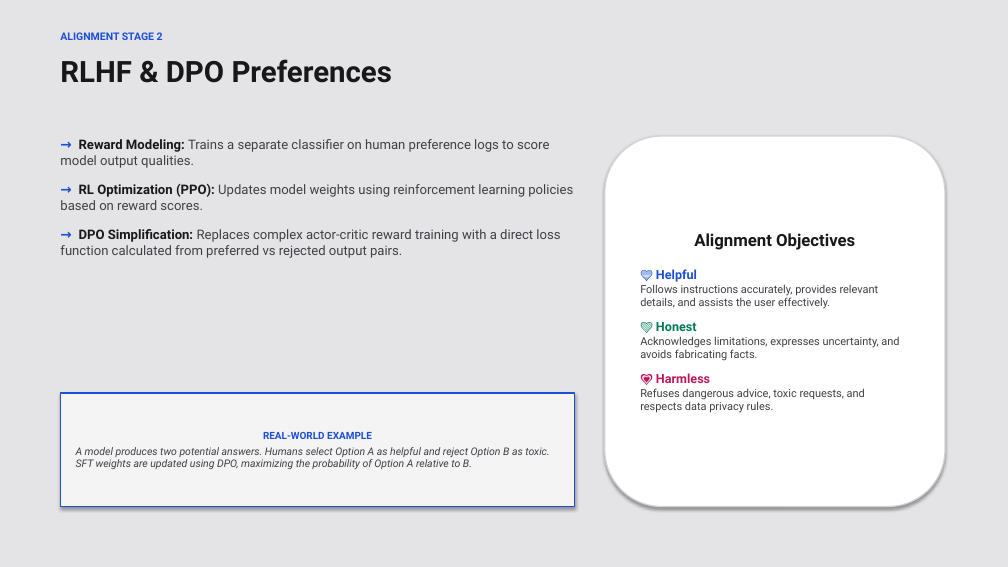
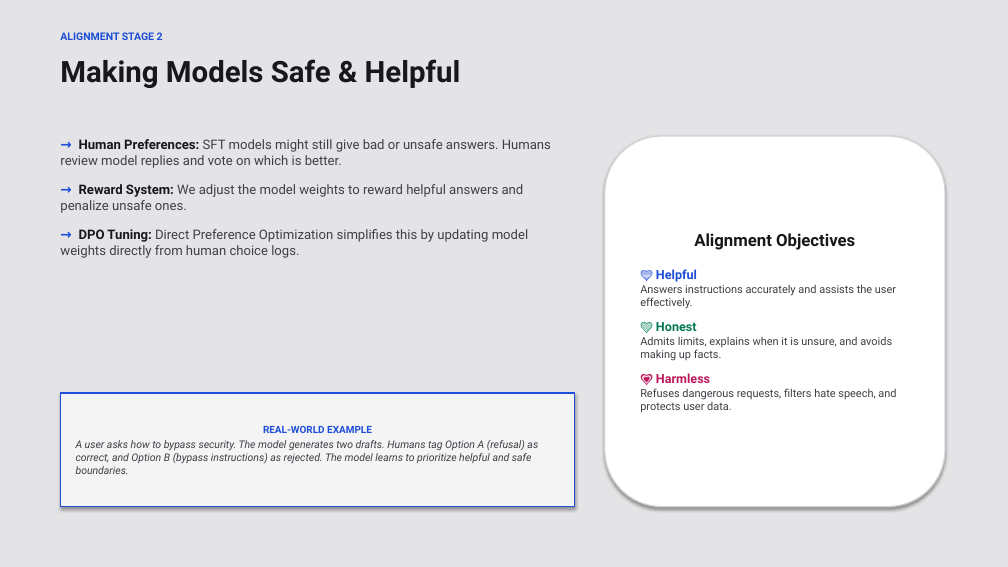
Before and after one commit to Bethana86/gcp-ml-training-hub, a slide deck: slide 8 of llm-presentation/Introduction_to_LLM.pptx. Drawn at 1008x567 pixels with LibreOffice and Linux fonts; fonts in the diff are those of the drawing. Boxes give left, top, right and bottom in pixels: in the first picture for what was removed or moved away, otherwise in the second. Text is boxed around its words. In the diff, an @@ line names an element or a change of style, - is before the commit and + after.

```diff
--- a/llm-presentation/Introduction_to_LLM.pptx
+++ b/llm-presentation/Introduction_to_LLM.pptx
@@ text at [60, 59, 461, 88]: text changed @@
-RLHF & DPO Preferences
+Making Models Safe & Helpful
@@ text at [60, 139, 551, 258]: text changed @@
-→ Reward Modeling: Trains a separate classifier on human preference logs to score model output qualities.
-→ RL Optimization (PPO): Updates model weights using reinforcement learning policies based on reward scores.
-→ DPO Simplification: Replaces complex actor-critic reward training with a direct loss function calculated from preferred vs rejected output pairs.
+→ Human Preferences: SFT models might still give bad or unsafe answers. Humans review model replies and vote on which is better.
+→ Reward System: We adjust the model weights to reward helpful answers and penalize unsafe ones.
+→ DPO Tuning: Direct Preference Optimization simplifies this by updating model weights directly from human choice logs.
@@ text in rounded rectangle at [640, 284, 896, 309]: text changed @@
-Follows instructions accurately, provides relevant details, and assists the user effectively.
+Answers instructions accurately and assists the user effectively.
@@ text in rounded rectangle at [640, 337, 892, 361]: text changed @@
-Acknowledges limitations, expresses uncertainty, and avoids fabricating facts.
+Admits limits, explains when it is unsure, and avoids making up facts.
@@ text in rounded rectangle at [640, 388, 896, 413]: text changed @@
-Refuses dangerous advice, toxic requests, and respects data privacy rules.
+Refuses dangerous requests, filters hate speech, and protects user data.
@@ text in rectangle at [76, 440, 538, 474]: text changed @@
-A model produces two potential answers. Humans select Option A as helpful and reject Option B as toxic. SFT weights are updated using DPO, maximizing the probability of Option A relative to B.
+A user asks how to bypass security. The model generates two drafts. Humans tag Option A (refusal) as correct, and Option B (bypass instructions) as rejected. The model learns to prioritize helpful and safe boundaries.
```
Also in this commit, not shown: 21 other slides changed, 2 other files.
